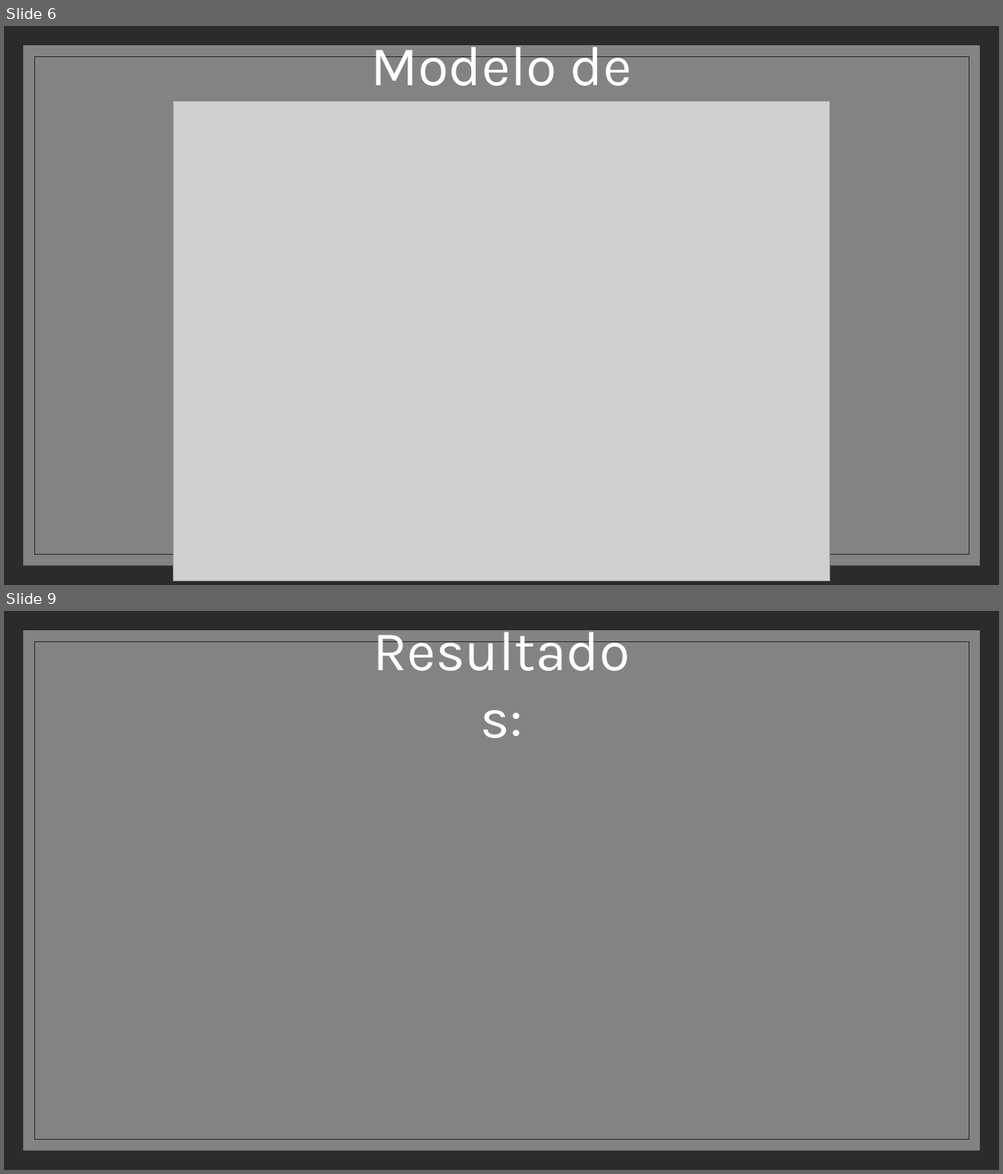
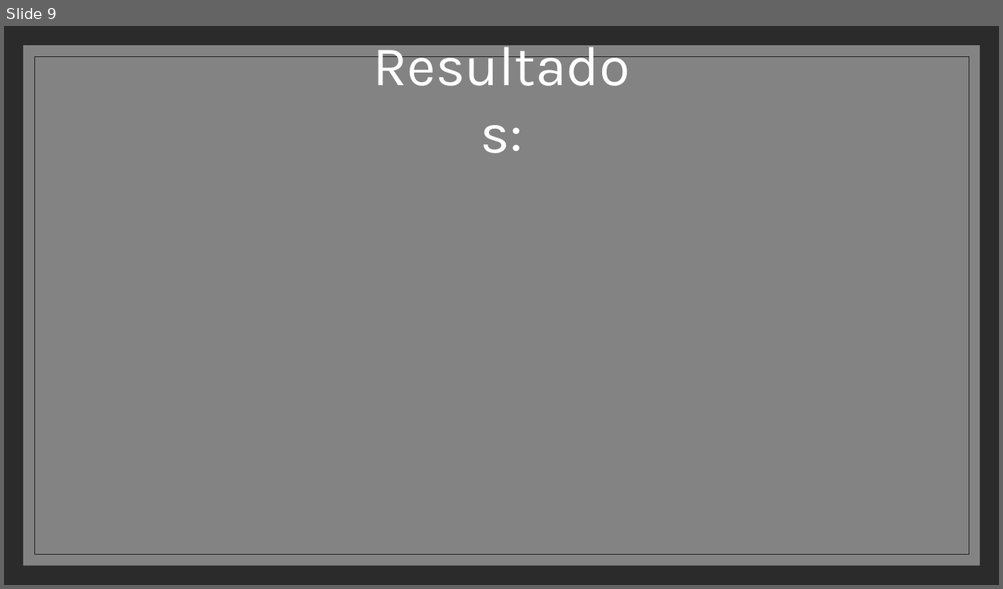
Before and after one commit to SIRVALICIO/TrabajoDeProgramacion, a slide deck: ptimera wpf/Proyecto de semestre.pptx. Shown one above the other, each under a label of ours: slides 6 and 9 before the commit, slide 9 after it; the slides between them are not shown. The pictures are 1003x1174 and 1003x589 pixels, drawn with LibreOffice and Linux fonts; fonts in the diff are those of the drawing; grey boxes stand for pictures; background and template pictures are left out; a plain dark background stands for a picture behind light text. Boxes give left, top, right and bottom in pixels: in the first picture for what was removed or moved away, otherwise in the second. Text is boxed around its words. In the diff, an @@ line names an element or a change of style, - is before the commit and + after.

```diff
--- a/ptimera wpf/Proyecto de semestre.pptx
+++ b/ptimera wpf/Proyecto de semestre.pptx
@@ slide 6 removed at [4,26,999,585], background picture (left out); not listed: 3 template elements that a slide beside it also shows @@
@@ text removed at [367,35,635,168] @@
-Modelo de desarrollo:
@@ picture removed at [173,101,830,582] @@
```
Also in this commit, not shown: 6 slides changed, 3 slides added, 2 other slides removed.
